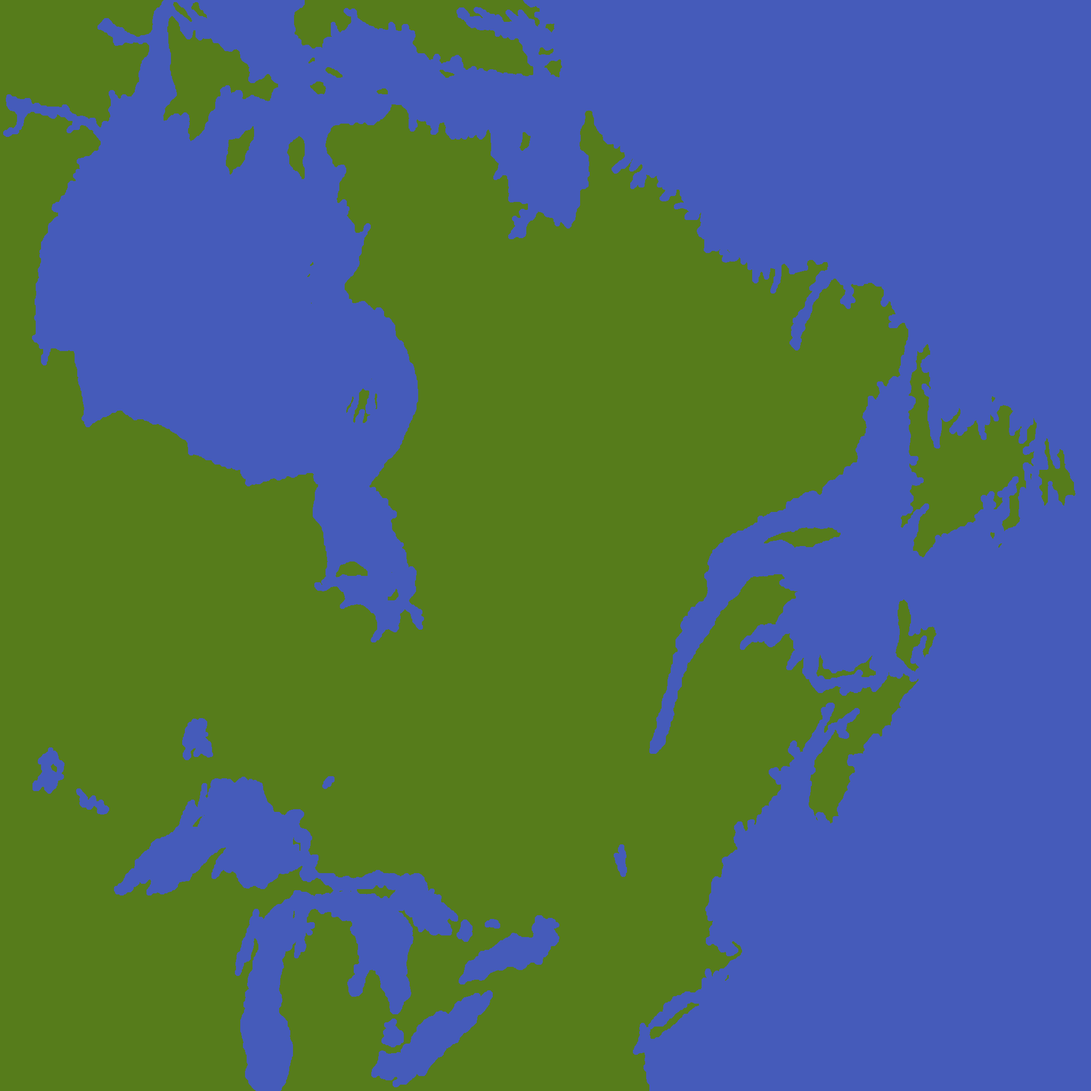
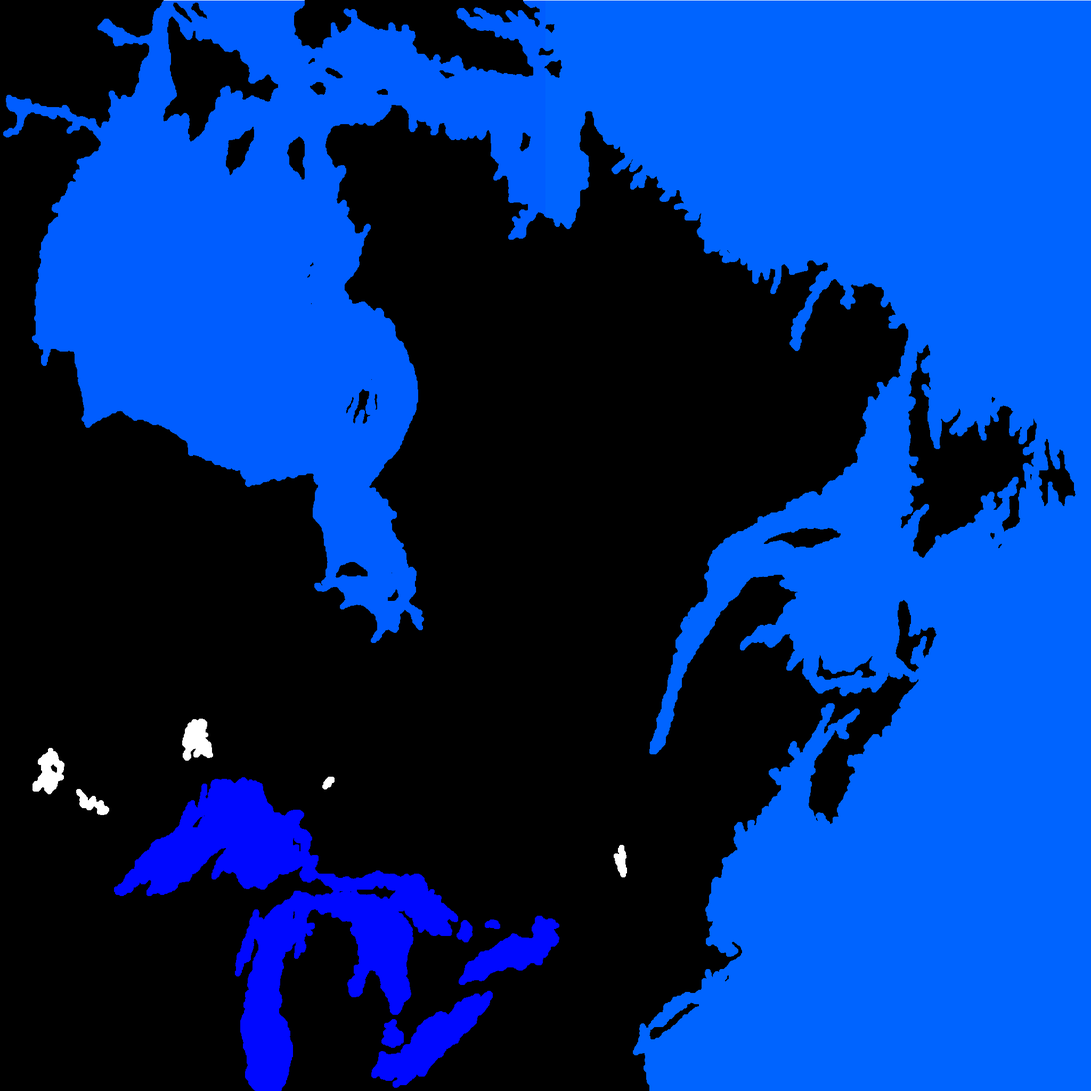
Before/after of a 1091px x 1091px layered artwork. What changed in the layer stack:
hid "terrain" over [0, 0, 1091, 1091]
added layer "provinces" above "coastline" over [0, 0, 1091, 1091]
showed "coastline" over [0, 0, 1091, 1091]
